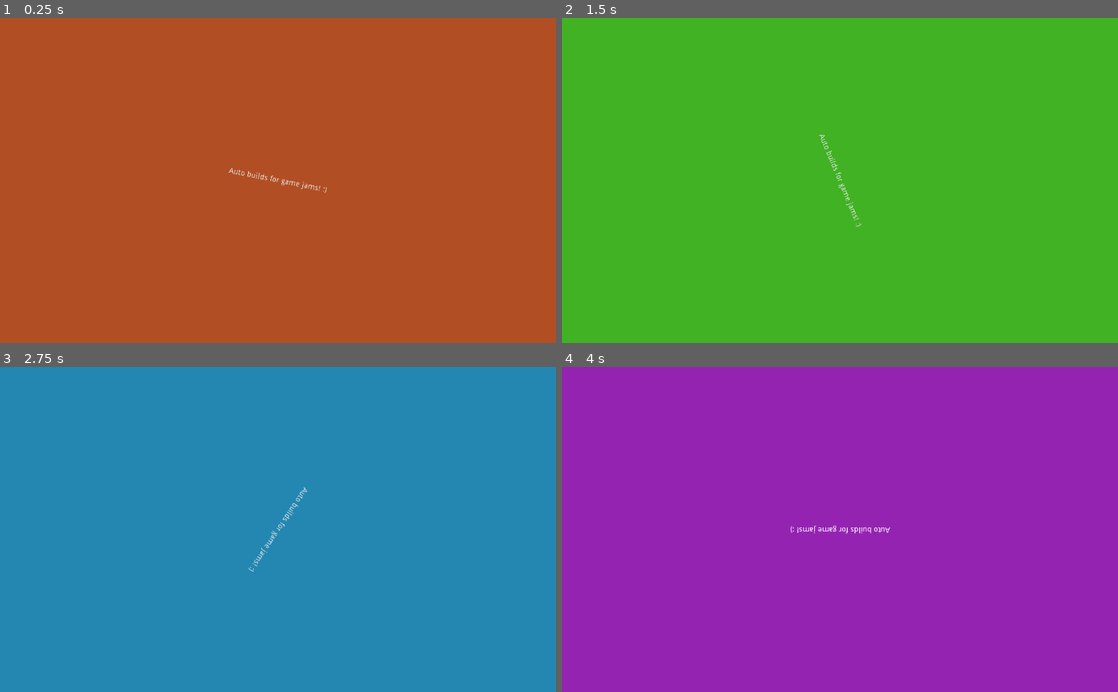
Above: before the commit, frames 1-4 (two rows, left to right).
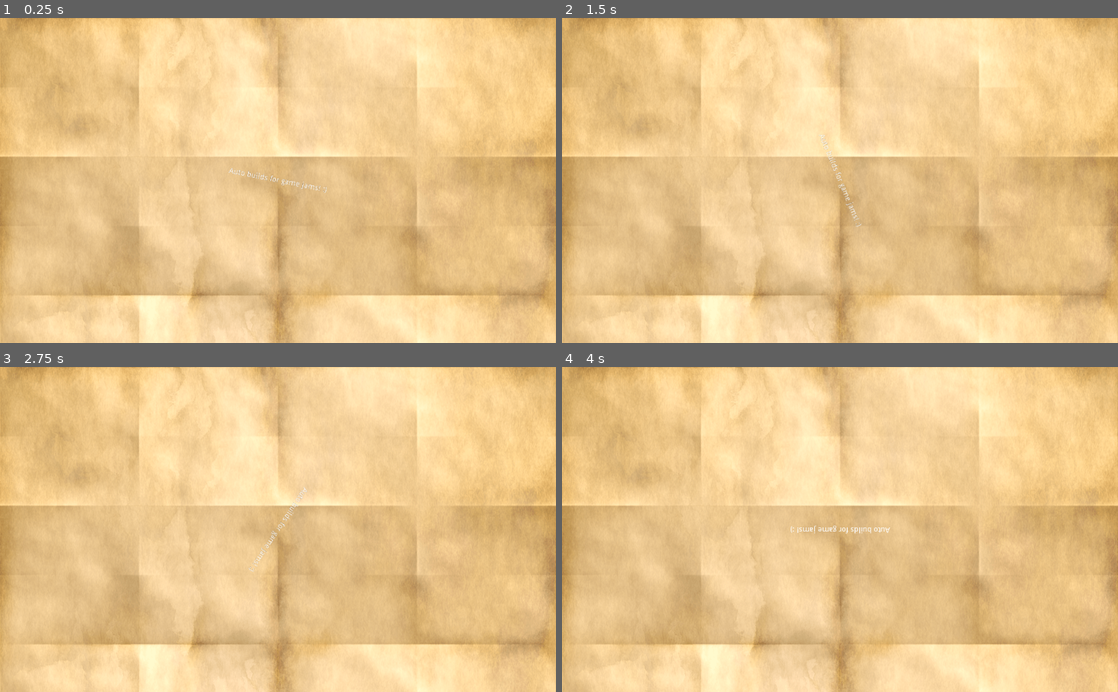
Above: after the commit, the same moments.

Repository: mrmav/kenney-jam-2024
Game: Godot game, scene res://Control.tscn
The game is run twice, just before and just after one commit, with the same random seed, the same clock (stepped at 60 frames per second) and the same inputs.
Inputs:
- Up to frame 1 (0.25 s): no input
- Up to frame 2 (1.5 s): no input
- Up to frame 3 (2.75 s): no input
- Up to frame 4 (4 s): no input

The runs differ from the first frame. In frame 1, 100% of the frame differs, in the area x 0-100%, y 0-100%; in frame 2, 100%; in frame 3, 100%; in frame 4, 100%.

Commit message:
Import base game assets (#5)
* Added basic PaperTextures. Added TempFace for new Project structure

* updated control background

Diff:
--- a/Control.tscn
+++ b/Control.tscn
@@ -1,13 +1,24 @@
-[gd_scene load_steps=3 format=2]
+[gd_scene load_steps=4 format=2]
 
 [ext_resource path="res://Label.gd" type="Script" id=1]
 [ext_resource path="res://Control.gd" type="Script" id=2]
+[ext_resource path="res://Graphics/Textures/Paper/T_Parchment_Ancient.png" type="Texture" id=3]
 
 [node name="ColorRect" type="ColorRect"]
 anchor_right = 1.0
 anchor_bottom = 1.0
+rect_pivot_offset = Vector2( -412, 628 )
 color = Color( 0.231373, 0.0392157, 0.0392157, 1 )
 script = ExtResource( 2 )
+
+[node name="TextureRect" type="TextureRect" parent="."]
+anchor_right = 1.0
+anchor_bottom = 1.0
+margin_right = -0.00012207
+margin_bottom = -0.200012
+texture = ExtResource( 3 )
+expand = true
+stretch_mode = 2
 
 [node name="Control" type="CenterContainer" parent="."]
 anchor_right = 1.0
Binary file added: Audio/T_TempFace.png
Not shown, added: Audio/T_TempFace.png.import
Binary file added: Entities/T_TempFace.png
Not shown, added: Entities/T_TempFace.png.import
Binary file added: Globals/T_TempFace.png
Not shown, added: Globals/T_TempFace.png.import
Binary file added: Graphics/Materials/T_TempFace.png
Not shown, added: Graphics/Materials/T_TempFace.png.import
Binary file added: Graphics/Textures/Paper/T_Parchment_Ancient.png
Not shown, added: Graphics/Textures/Paper/T_Parchment_Ancient.png.import
Binary file added: Graphics/Textures/Paper/T_Parchment_Basic.png
Not shown, added: Graphics/Textures/Paper/T_Parchment_Basic.png.import
(and 12 more such lines)
